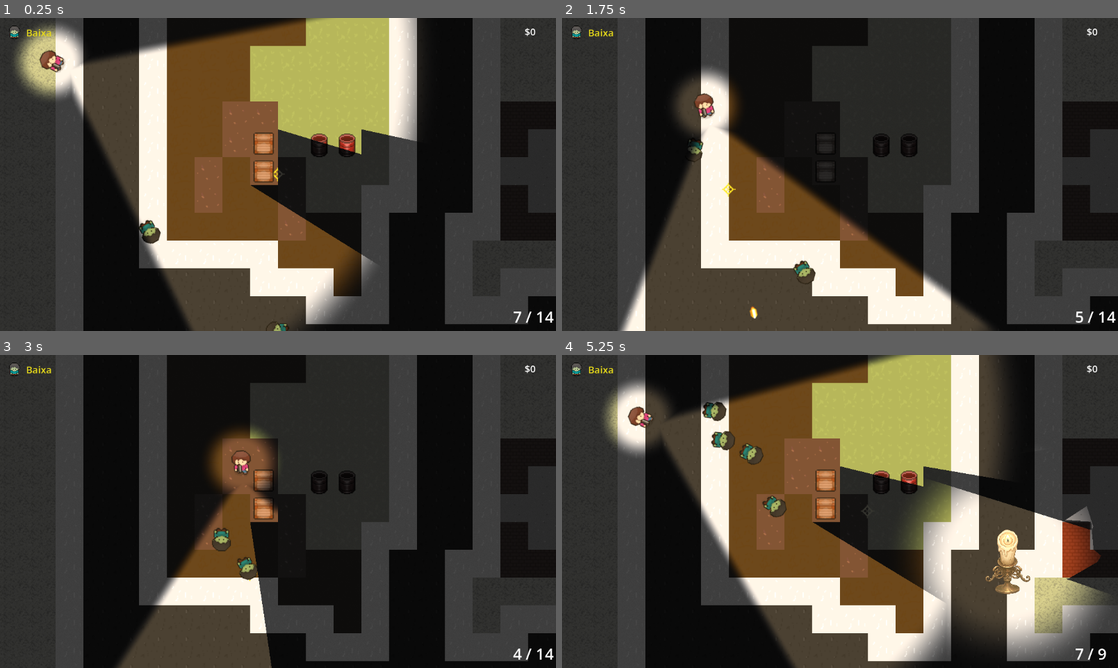
Above: before the commit, frames 1-4 (two rows, left to right).
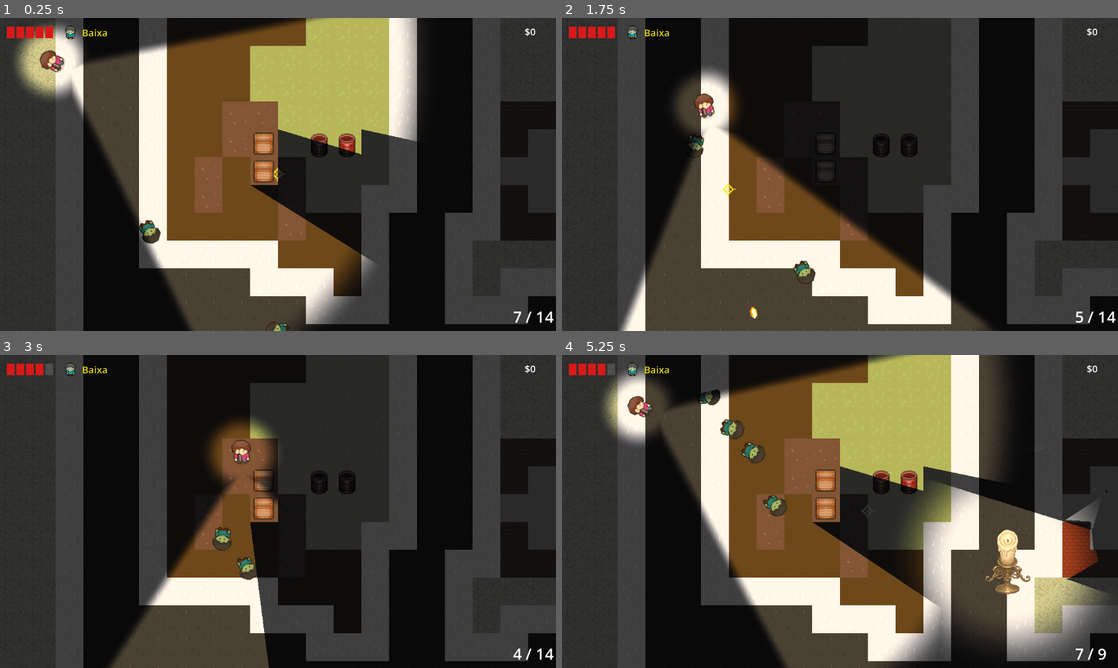
Above: after the commit, the same moments.

Repository: ClaudersonXavier/faculandia
Game: Godot game, scene res://scenes/world/cena_principal.tscn
The game is run twice, just before and just after one commit, with the same random seed, the same clock (stepped at 60 frames per second) and the same inputs. This scene is started directly instead of the project's main scene.
Inputs (mouse positions are in pixels of both pictures, inside the frame that each line leads up to):
- Up to frame 1 (0.25 s): no input
- Up to frame 2 (1.75 s): tap Enter at 0.5 s; move the mouse to (962, 158) at 0.52 s; hold Right (ui_right) 0.53-1.28 s; click (962, 158) at 0.6 s; move the mouse to (728, 190) at 1.27 s; hold Down (ui_down) from 1.28 s (still down); tap E (interact) at 1.35 s; click (728, 190) at 1.55 s
- Up to frame 3 (3 s): move the mouse to (333, 442) at 2.02 s; release Down (ui_down) at 2.03 s; hold Right (ui_right) 2.03-2.78 s; click (333, 442) at 2.1 s; move the mouse to (250, 574) at 2.77 s; hold Up (ui_up) from 2.78 s (still down); tap Z at 2.85 s
- Up to frame 4 (5.25 s): click (812, 574) at 3.05 s; move the mouse to (1006, 558) at 3.52 s; release Up (ui_up) at 3.53 s; hold Left (ui_left) 3.53-5.03 s; tap L at 3.6 s; click (1006, 558) at 3.8 s; tap R (reload) at 4.15 s; move the mouse to (673, 464) at 4.27 s; tap Delete at 4.35 s; click (673, 464) at 4.55 s; move the mouse to (867, 511) at 5.02 s; hold Down (ui_down) from 5.03 s (still down); tap Backspace at 5.1 s

The runs differ from the first frame. In frame 1, 0.4% of the frame differs, in the area x 1-20%, y 2-7%; in frame 2, 0.5%; in frame 3, 3.1%; in frame 4, 6.0%, in the area x 1-99%, y 2-100%.

Commit message:
sistema de ataque e vida

Diff:
--- a/scenes/ui/camada_ui.tscn
+++ b/scenes/ui/camada_ui.tscn
@@ -84,21 +84,56 @@
 theme_override_font_sizes/font_size = 20
 text = "$0"
 
-[node name="DensidadeAmeaca" type="HBoxContainer" parent="."]
+[node name="IndicadoresSuperiores" type="HBoxContainer" parent="."]
 layout_mode = 0
 offset_left = 14.0
 offset_top = 14.0
-offset_right = 150.0
+offset_right = 300.0
 offset_bottom = 46.0
+theme_override_constants/separation = 20
+
+[node name="Vida" type="HBoxContainer" parent="IndicadoresSuperiores"]
+unique_name_in_owner = true
+layout_mode = 2
+size_flags_vertical = 4
+theme_override_constants/separation = 4
+
+[node name="Caixa1" type="ColorRect" parent="IndicadoresSuperiores/Vida"]
+custom_minimum_size = Vector2(16, 24)
+layout_mode = 2
+color = Color(0.85, 0.1, 0.1, 1)
+
+[node name="Caixa2" type="ColorRect" parent="IndicadoresSuperiores/Vida"]
+custom_minimum_size = Vector2(16, 24)
+layout_mode = 2
+color = Color(0.85, 0.1, 0.1, 1)
+
+[node name="Caixa3" type="ColorRect" parent="IndicadoresSuperiores/Vida"]
+custom_minimum_size = Vector2(16, 24)
+layout_mode = 2
+color = Color(0.85, 0.1, 0.1, 1)
+
+[node name="Caixa4" type="ColorRect" parent="IndicadoresSuperiores/Vida"]
+custom_minimum_size = Vector2(16, 24)
+layout_mode = 2
+color = Color(0.85, 0.1, 0.1, 1)
+
+[node name="Caixa5" type="ColorRect" parent="IndicadoresSuperiores/Vida"]
+custom_minimum_size = Vector2(16, 24)
+layout_mode = 2
+color = Color(0.85, 0.1, 0.1, 1)
+
+[node name="DensidadeAmeaca" type="HBoxContainer" parent="IndicadoresSuperiores"]
+layout_mode = 2
 theme_override_constants/separation = 8
 
-[node name="Icone" type="TextureRect" parent="DensidadeAmeaca"]
+[node name="Icone" type="TextureRect" parent="IndicadoresSuperiores/DensidadeAmeaca"]
 custom_minimum_size = Vector2(32, 32)
 layout_mode = 2
 texture = SubResource("AtlasTexture_ameaca_icone")
 stretch_mode = 4
 
-[node name="DensidadeAmeacaLabel" type="Label" parent="DensidadeAmeaca"]
+[node name="DensidadeAmeacaLabel" type="Label" parent="IndicadoresSuperiores/DensidadeAmeaca"]
 unique_name_in_owner = true
 layout_mode = 2
 size_flags_vertical = 4
--- a/scripts/enemies/ameaca.gd
+++ b/scripts/enemies/ameaca.gd
@@ -2,15 +2,26 @@
 extends CharacterBody2D
 
 const MIN_MOVEMENT_DISTANCE_SQUARED: float = 0.001
-const DEFAULT_STOP_DISTANCE: float = 60.0
+## Raio do circulo de colisao da Ameaca (14px) + metade da caixa do player
+## (~10-14px dependendo do angulo) = contato fisico real entre ~24 e ~28px.
+## 30px da uma folga pequena pra garantir que "chegou" dispare de forma
+## confiavel mesmo com o ajuste de colisao da fisica, sem parecer que ataca
+## de longe (o valor antigo, 60px, parava bem antes do contato de verdade —
+## dava a impressao de "bater" de longe, quase no raio do circulo de visao).
+const DEFAULT_STOP_DISTANCE: float = 30.0
 const DEFAULT_PATH_DESIRED_DISTANCE: float = 8.0
 const STUCK_CHECK_FRAMES: int = 15
 const STUCK_MIN_DISTANCE_SQ: float = 16.0  # 4px
 const AmeacaDebugVisualizerScript := preload("res://scripts/enemies/ameaca_debug_visualizer.gd")
+## "Tapa" corpo-a-corpo: dispara quando a Ameaca ja chegou perto do jogador
+## (mesmo DEFAULT_STOP_DISTANCE que ja usa pra parar de andar), respeitando
+## um cooldown pra nao descontar vida a cada frame parada ali.
+const ATTACK_COOLDOWN: float = 1.0
+const ATTACK_DAMAGE: int = 1
 
 enum BehaviorState { IDLE, CHASING_PLAYER, INVESTIGATING_SOUND, INVESTIGATING_LAST_SEEN }
 
-@export var max_health: float = 24.0
+@export var max_health: float = 20.0
 @export var speed: float = 70.0
 @export var hit_flash_color: Color = Color(1.0, 0.3, 0.3, 1.0)
 @export var hit_flash_duration: float = 0.1
@@ -22,7 +33,7 @@
 @export var sound_investigate_stop_distance: float = 30.0
 @export var debug_logging: bool = false
 
-var health: float = 24.0
+var health: float = 20.0
 var target_player: Node2D = null
 var _hit_flash_tween: Tween = null
 var _is_dead: bool = false
@@ -43,6 +54,7 @@
 var _last_nav_target: Vector2 = Vector2.INF
 var _stuck_check_pos: Vector2 = Vector2.INF
 var _stuck_frame_count: int = 0
+var _attack_cooldown_timer: float = 0.0
 
 var _debug_logger: AmeacaDebugLogger
 var _debug_visualizer: Node2D
@@ -287,6 +299,11 @@
 	else:
 		is_at_target = true
 		move_direction = Vector2.ZERO
+
+	_attack_cooldown_timer = maxf(_attack_cooldown_timer - delta, 0.0)
+	if is_player_target and is_at_target and _attack_cooldown_timer <= 0.0:
+		_atacar_jogador()
+		_attack_cooldown_timer = ATTACK_COOLDOWN
 
 	# Aplica forca de separacao suave entre ameacas para evitar sobreposicao
 	var separation_vector := _calculate_separation_vector(move_direction)
@@ -391,6 +408,11 @@
 	return PhysicsUtils.has_clear_motion(space_state, global_position, target_pos, body_radius, PhysicsLayers.OBSTACULO | PhysicsLayers.OBSTACULO_BAIXO)
 
 
+func _atacar_jogador() -> void:
+	if is_instance_valid(target_player) and target_player.has_method("take_damage"):
+		target_player.take_damage(ATTACK_DAMAGE)
+
+
 
 func take_damage(amount: float) -> void:
 	if _is_dead:
--- a/scripts/player/player_moviment.gd
+++ b/scripts/player/player_moviment.gd
@@ -12,12 +12,17 @@
 
 @onready var weapon: Node2D = get_node_or_null("Weapon")
 
+const HIT_FLASH_COLOR := Color(1.0, 0.3, 0.3, 1.0)
+const HIT_FLASH_DURATION := 0.15
+
 var aim_angle: float = 0.0
 var aim_direction: Vector2 = Vector2.RIGHT
 
 var _distance_walked: float = 0.0
 var _last_step_position: Vector2 = Vector2.INF
 var _is_backpedaling_state: bool = false
+var _hit_flash_tween: Tween = null
+var _morrendo: bool = false
 
 
 func _ready() -> void:
@@ -26,6 +31,38 @@
 	if game_state and game_state.voltando_da_loja:
 		position = Vector2(60, 50)
 		game_state.voltando_da_loja = false
+
+
+## Contrato duck-typed identico ao de Ameaca.take_damage — bullet.gd ja chama
+## qualquer target.take_damage(amount) generico, e Ameaca._atacar_jogador()
+## chama isso direto (ataque corpo-a-corpo, sem passar por bullet/Area2D).
+func take_damage(amount: int) -> void:
+	if _morrendo:
+		return
+	var game_state = get_node_or_null("/root/GameState")
+	if game_state == null:
+		return
+	game_state.vida -= amount
+	_play_hit_flash()
+	if game_state.vida <= 0:
+		# _morrendo evita que 2+ Ameaca acertando o jogador no mesmo frame
+		# (cercado, vida ja baixa) agendem _morrer() mais de uma vez.
+		# Deferido: quem chama take_damage aqui e' o _physics_process de uma
+		# Ameaca atacante — trocar de cena nesse meio do callback dela e' arriscado.
+		_morrendo = true
+		call_deferred("_morrer")
+
+
+func _play_hit_flash() -> void:
+	if _hit_flash_tween != null and _hit_flash_tween.is_valid():
+		_hit_flash_tween.kill()
+	modulate = HIT_FLASH_COLOR
+	_hit_flash_tween = create_tween()
+	_hit_flash_tween.tween_property(self, "modulate", Color.WHITE, HIT_FLASH_DURATION)
+
+
+func _morrer() -> void:
+	SaveJogo.jogador_morreu()
 
 
 func is_backpedaling_vector(direction: Vector2) -> bool:
--- a/scripts/tests/save_jogo_test.gd
+++ b/scripts/tests/save_jogo_test.gd
@@ -37,6 +37,7 @@
 	_test_to_dict_espelha_padroes()
 	_test_from_dict_usa_padroes_para_campos_faltando()
 	_test_from_dict_preserva_tipos_inteiros()
+	_test_vida_round_trip_e_cai_para_padrao_quando_ausente()
 	_test_reset_volta_para_padroes()
 	_test_cena_inexistente_cai_para_cena_inicial()
 
@@ -50,6 +51,7 @@
 	_test_rotulo_de_slot_vazio_e_cheio()
 	_test_nomes_de_cena_cobre_selecao()
 	_test_iniciar_nova_partida_manda_para_selecao()
+	_test_jogador_morreu_restaura_autosave_com_vida_cheia_no_hub()
 
 	# --- ZonaPopulador (snapshot de mundo, secao "mundo" do save) ---
 	_test_snapshot_de_dict_round_trip()
@@ -230,17 +232,30 @@
 	estado.free()
 
 
+func _test_vida_round_trip_e_cai_para_padrao_quando_ausente() -> void:
+	var estado := EstadoDoJogoScript.new()
+	estado.from_dict({"vida": 2})
+	_assert_true(estado.vida == 2, "vida presente deve ser aplicada (obtido: %d)" % estado.vida)
+	estado.from_dict({})
+	_assert_true(estado.vida == int(EstadoDoJogoScript.PADROES.vida), "vida ausente deve cair no padrao (obtido: %d)" % estado.vida)
+	var dados := estado.to_dict()
+	_assert_true(dados.has("vida"), "to_dict deve conter o campo 'vida'")
+	estado.free()
+
+
 func _test_reset_volta_para_padroes() -> void:
 	var estado := EstadoDoJogoScript.new()
 	estado.dinheiro = 999
 	estado.municao_pente = 0
 	estado.cena = CENA_LOJA
 	estado.voltando_da_loja = true
+	estado.vida = 1
 	estado.reset()
 	_assert_true(estado.dinheiro == 0, "reset deve zerar o dinheiro")
 	_assert_true(estado.municao_pente == 7, "reset deve devolver o pente cheio")
 	_assert_true(estado.cena == String(EstadoDoJogoScript.PADROES.cena), "reset deve voltar a cena inicial")
 	_assert_false(estado.voltando_da_loja, "reset deve limpar as flags de transicao")
+	_assert_true(estado.vida == int(EstadoDoJogoScript.PADROES.vida), "reset deve devolver a vida cheia")
 	estado.free()
 
 
@@ -316,6 +331,23 @@
 	_assert_true(estado.dinheiro == 0, "nova partida deve resetar o estado")
 	_assert_false(SaveSlotsScript.ler(3, PREFIXO_TESTE).is_empty(), "nova partida deve reivindicar o slot 3 imediatamente")
 	_assert_true(SaveJogoScript.slot_atual() == 3, "slot atual deve ser o slot escolhido")
+	_limpar()
+
+
+func _test_jogador_morreu_restaura_autosave_com_vida_cheia_no_hub() -> void:
+	_limpar()
+	var estado: EstadoDoJogoScript = root.get_node(^"GameState")
+	estado.reset()
+	estado.dinheiro = 55
+	estado.vida = 3
+	SaveJogoScript.autosalvar(SaveJogoScript.CENA_ZONA_NORTE, PREFIXO_TESTE)
+
+	estado.vida = 0
+	estado.dinheiro = 0
+	SaveJogoScript.jogador_morreu(PREFIXO_TESTE)
+
+	_assert_true(estado.vida == int(EstadoDoJogoScript.PADROES.vida), "jogador_morreu deve restaurar a vida cheia (obtido: %d)" % estado.vida)
+	_assert_true(estado.dinheiro == 55, "jogador_morreu deve restaurar o dinheiro do ultimo autosave (obtido: %d)" % estado.dinheiro)
 	_limpar()
 
 
--- a/scripts/weapons/pistol.gd
+++ b/scripts/weapons/pistol.gd
@@ -5,7 +5,8 @@
 	super._ready()
 	bullet_texture = preload("res://resources/sprites/bala.png")
 	weapon_name = "Pistola"
-	damage = 8.0
+	damage_min = 7.0
+	damage_max = 9.0
 	bullet_speed = 1500.0
 	fire_rate = 0.2
 	bullet_lifetime = 2.0
--- a/scripts/weapons/weapon.gd
+++ b/scripts/weapons/weapon.gd
@@ -3,6 +3,11 @@
 
 @export var weapon_name: String = "Arma Base"
 @export var damage: float = 10.0
+## Se damage_max > damage_min, shoot() sorteia o dano de cada tiro nesse
+## intervalo em vez de usar o damage fixo acima. Default -1/-1 (desligado)
+## mantem retrocompatibilidade com armas que so configuram damage.
+@export var damage_min: float = -1.0
+@export var damage_max: float = -1.0
 @export var bullet_speed: float = 600.0
 @export var fire_rate: float = 0.4
 @export var bullet_lifetime: float = 2.0
@@ -48,7 +53,7 @@
 	bullet.set_script(preload("res://scripts/weapons/bullet.gd"))
 	bullet.direction = aim_direction
 	bullet.speed = bullet_speed
-	bullet.damage = damage
+	bullet.damage = randf_range(damage_min, damage_max) if damage_max > damage_min else damage
 	bullet.lifetime = bullet_lifetime
 	bullet.bullet_texture = bullet_texture
 	bullet.collision_size = collision_size
--- a/scripts/world/game_state.gd
+++ b/scripts/world/game_state.gd
@@ -18,6 +18,7 @@
 	"municao_pente": 7,
 	"dinheiro": 0,
 	"cena": "res://scenes/world/zona_norte.tscn",
+	"vida": 5,
 }
 
 var municao_reserva: int
@@ -25,6 +26,7 @@
 var municao_pente: int
 var dinheiro: int
 var cena: String
+var vida: int
 
 ## Flag de transicao entre cenas; e runtime, nao entra no save.
 var voltando_da_loja: bool = false
--- a/scripts/world/hud.gd
+++ b/scripts/world/hud.gd
@@ -5,11 +5,15 @@
 const COR_DENSIDADE_MEDIA := Color(0.95, 0.55, 0.1)
 const COR_DENSIDADE_ALTA := Color(0.9, 0.15, 0.15)
 
+const COR_VIDA_CHEIA := Color(0.85, 0.1, 0.1, 1.0)
+const COR_VIDA_VAZIA := Color(1.0, 1.0, 1.0, 0.15)
+
 @export var weapon: Weapon
 @onready var ammo_label: Label = $AmmoLabel
 @onready var reload_label: Label = $ReloadLabel
 @onready var dinheiro_label: Label = %DinheiroLabel
 @onready var densidade_ameaca_label: Label = %DensidadeAmeacaLabel
+@onready var vida_container: HBoxContainer = %Vida
 
 func _process(_delta: float) -> void:
 	var game_state = get_node_or_null("/root/GameState")
@@ -18,6 +22,9 @@
 
 	if densidade_ameaca_label != null:
 		_atualizar_densidade_de_ameaca()
+
+	if vida_container != null:
+		_atualizar_vida(game_state)
 
 	if not weapon:
 		return
@@ -57,3 +64,10 @@
 
 	densidade_ameaca_label.text = texto
 	densidade_ameaca_label.add_theme_color_override("font_color", cor)
+
+
+func _atualizar_vida(game_state: Variant) -> void:
+	var vida: int = game_state.vida if game_state != null else int(EstadoDoJogo.PADROES.vida)
+	var caixas := vida_container.get_children()
+	for i in range(caixas.size()):
+		(caixas[i] as ColorRect).color = COR_VIDA_CHEIA if i < vida else COR_VIDA_VAZIA
--- a/scripts/world/loja.gd
+++ b/scripts/world/loja.gd
@@ -6,6 +6,8 @@
 func _ready() -> void:
 	# A cena principal esconde o cursor; a loja precisa dele de volta.
 	Input.mouse_mode = Input.MOUSE_MODE_VISIBLE
+	# A loja e' um ponto seguro: cura a vida, igual ja reabastece municao.
+	GameState.vida = GameState.PADROES.vida
 
 
 func _on_button_pressed() -> void:
--- a/scripts/world/save_jogo.gd
+++ b/scripts/world/save_jogo.gd
@@ -97,6 +97,23 @@
 	arvore.paused = false
 	Input.mouse_mode = Input.MOUSE_MODE_VISIBLE
 	arvore.change_scene_to_file(CENA_MENU)
+
+
+## Recarrega o ultimo autosave (sem salvar o momento da morte por cima —
+## "ultimo autosave" e' literal, senao o jogador poderia "bancar" o estado
+## do instante em que morreu), forca vida cheia por cima, e manda pro hub
+## ignorando a cena que o autosave apontava — o jogador nao volta pra onde
+## morreu, ele "acorda" na base.
+static func jogador_morreu(prefixo: String = SaveSlots.PREFIXO_PADRAO) -> void:
+	carregar_slot(SaveSlots.SLOT_AUTOSAVE, prefixo)
+	var estado := _estado()
+	if estado != null:
+		estado.vida = int(EstadoDoJogo.PADROES.vida)
+	var arvore := _arvore()
+	if arvore == null:
+		return
+	arvore.paused = false
+	arvore.change_scene_to_file(CENA_SELECAO)
 
 
 ## Texto do botao de um slot, derivado em runtime a partir de uma entrada de
Not shown, changed: AGENTS.md
Not shown, changed: REVISAO.md
